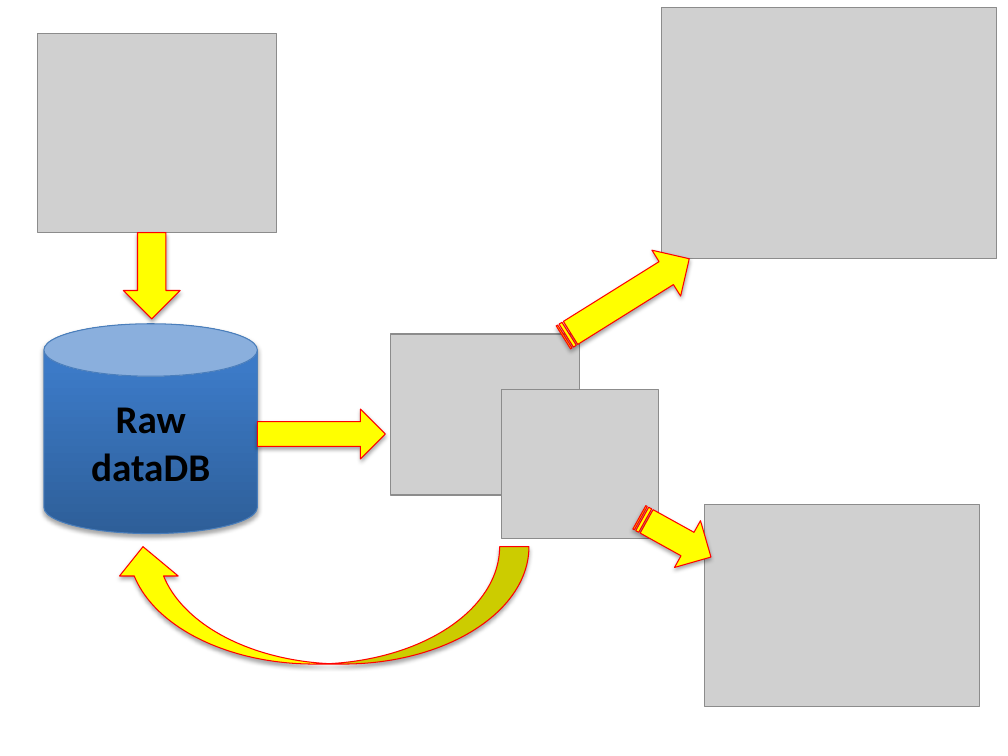
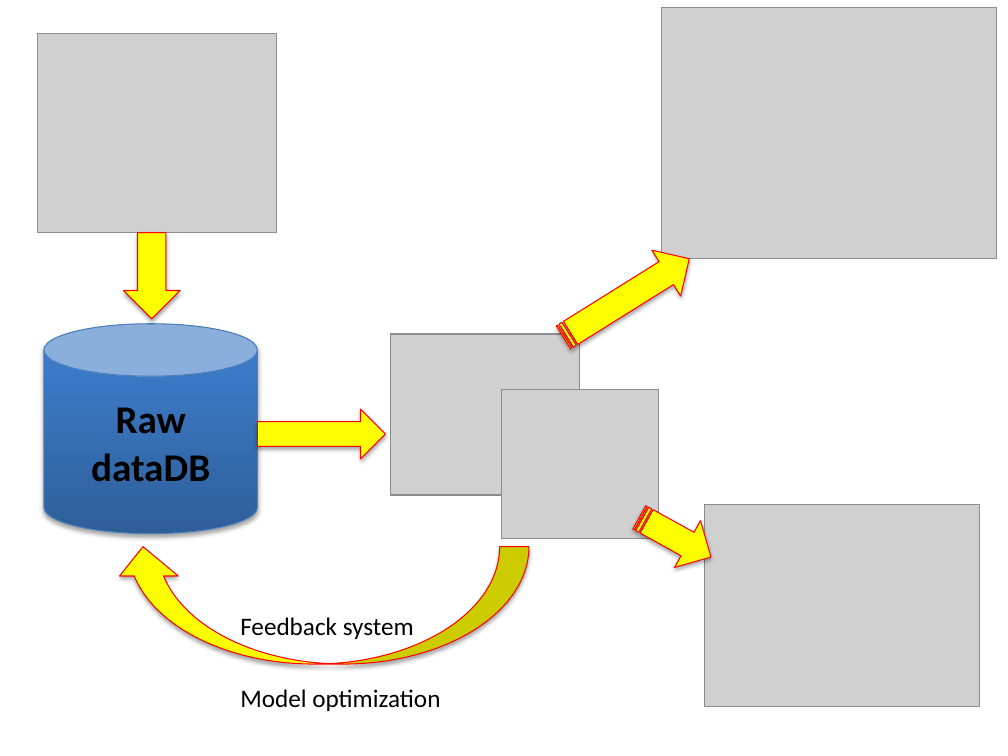
Before and after one commit to 2waybene/mixturemodel, a slide deck: slide 39 of BeijingMeeting/OralCancer.pptx (slide 32 before the commit). Drawn at 1008x756 pixels with LibreOffice and Linux fonts; fonts in the diff are those of the drawing; grey boxes stand for pictures. Boxes give left, top, right and bottom in pixels: in the first picture for what was removed or moved away, otherwise in the second. Text is boxed around its words. In the diff, an @@ line names an element or a change of style, - is before the commit and + after.

```diff
--- a/BeijingMeeting/OralCancer.pptx
+++ b/BeijingMeeting/OralCancer.pptx
@@ text added at (240,617,414,639), 18 pt, text #000000 @@
+Feedback system
@@ text added at (240,689,440,711), 18 pt, text #000000 @@
+Model optimization
```
Also in this commit, not shown: 5 other slides changed, 14 slides added, 10 slides removed, 8 other files.
